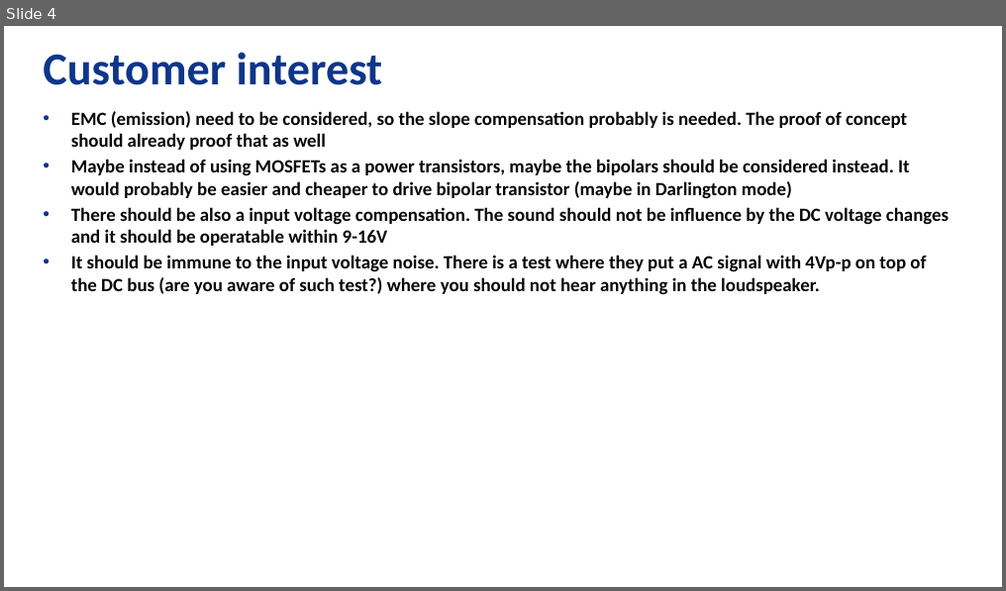
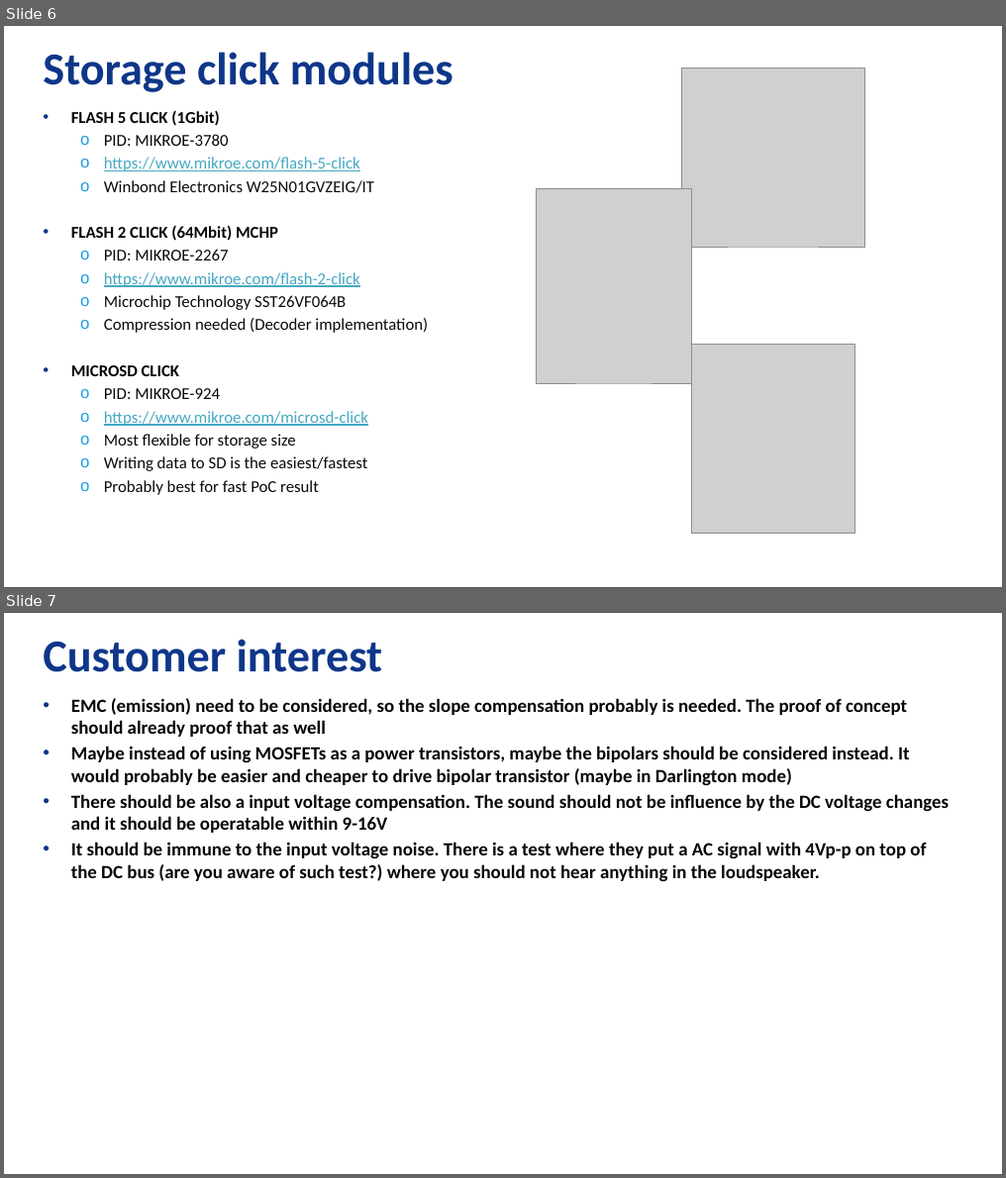
Before and after one commit to MarkWendler/sound_generator_dsPIC_X2C, a slide deck: doc/SoundGeneratorPoC.pptx. Shown one above the other, each under a label of ours: slide 4 before the commit, slides 6 and 7 after it. The pictures are 1006x591 and 1006x1178 pixels, drawn with LibreOffice and Linux fonts; fonts in the diff are those of the drawing; grey boxes stand for pictures; background and template pictures are left out. Boxes give left, top, right and bottom in pixels: in the first picture for what was removed or moved away, otherwise in the second. Text is boxed around its words. In the diff, an @@ line names an element or a change of style, - is before the commit and + after.

```diff
--- a/doc/SoundGeneratorPoC.pptx
+++ b/doc/SoundGeneratorPoC.pptx
@@ slide 6 added at box(4, 26, 1002, 587), background #FFFFFF @@
@@ title added at box(43, 52, 453, 92), 44 pt, text #0E3689, bold @@
+Storage click modules
@@ picture added at box(681, 68, 865, 247) @@
@@ text added at box(71, 110, 428, 495), 16 pt, text #0A0B0F @@
+• FLASH 5 CLICK (1Gbit)
+  o PID: MIKROE-3780
+  o https://www.mikroe.com/flash-5-click
+  o Winbond Electronics W25N01GVZEIG/IT
+• FLASH 2 CLICK (64Mbit) MCHP
+  o PID: MIKROE-2267
+  o https://www.mikroe.com/flash-2-click
+  o Microchip Technology SST26VF064B
+  o Compression needed (Decoder implementation)
+• MICROSD CLICK
+  o PID: MIKROE-924
+  o https://www.mikroe.com/microsd-click
+  o Most flexible for storage size
+  o Writing data to SD is the easiest/fastest
+  o Probably best for fast PoC result
@@ picture added at box(536, 189, 691, 383) @@
@@ picture added at box(692, 344, 855, 533) @@
@@ what was slide 4 is now slide 7 @@
```
Also in this commit, not shown: 3 slides changed, 2 other slides added, 52 other files.
